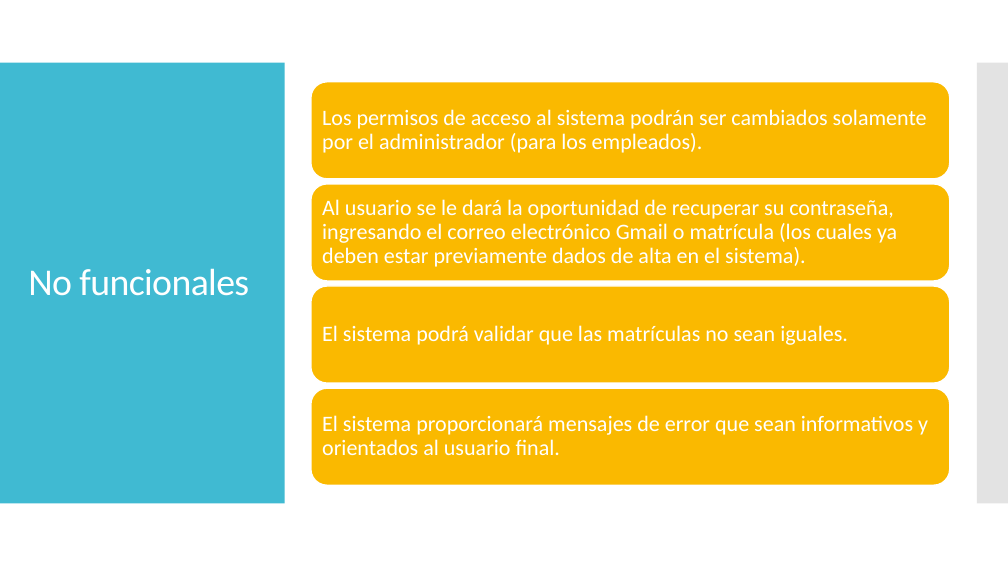
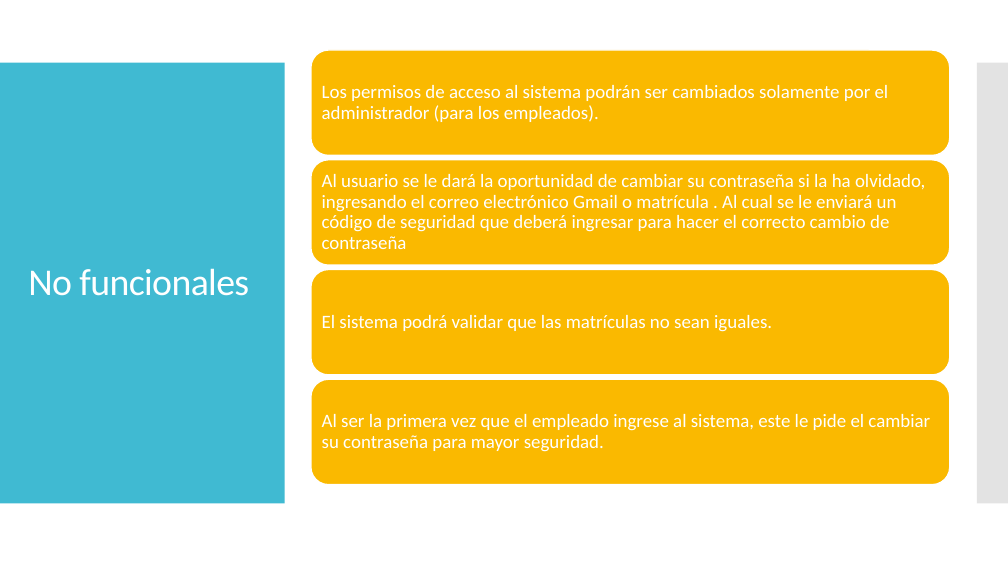
Before and after one commit to jesusapb/POO-2.0, a slide deck: slide 5 of Presentación.pptx. Drawn at 1008x567 pixels with LibreOffice and Linux fonts; fonts in the diff are those of the drawing. Boxes give left, top, right and bottom in pixels: in the first picture for what was removed or moved away, otherwise in the second. Text is boxed around its words. In the diff, an @@ line names an element or a change of style, - is before the commit and + after.

```diff
--- a/Presentación.pptx
+++ b/Presentación.pptx
@@ rounded rectangle: place and size @@
-rounded rectangle at bbox=[311, 82, 950, 178]
+rounded rectangle at bbox=[311, 50, 950, 155]
@@ text "Los permisos de acceso al ..." at bbox=[322, 85, 889, 122]: size 21 to 18 pt; less space between paragraphs @@
@@ text "Los permisos de acceso al ...": place and size @@
-text "Los permisos de acceso al ..." at bbox=[322, 109, 927, 153]
+text "Los permisos de acceso al ..." at bbox=[322, 85, 889, 122]
@@ rounded rectangle: place and size @@
-rounded rectangle at bbox=[311, 184, 950, 281]
+rounded rectangle at bbox=[311, 160, 950, 265]
@@ text at bbox=[322, 174, 925, 249]: text changed; size 21 to 18 pt @@
-Al usuario se le dará la oportunidad de recuperar su contraseña, ingresando el correo electrónico Gmail o matrícula (los cuales ya deben estar previamente dados de alta en el sistema).
+Al usuario se le dará la oportunidad de cambiar su contraseña si la ha olvidado, ingresando el correo electrónico Gmail o matrícula . Al cual se le enviará un código de seguridad que deberá ingresar para hacer el correcto cambio de contraseña
@@ rounded rectangle: place and size @@
-rounded rectangle at bbox=[311, 286, 950, 383]
+rounded rectangle at bbox=[311, 269, 950, 374]
@@ text "El sistema podrá validar que ...": place and size @@
-text "El sistema podrá validar que ..." at bbox=[322, 325, 848, 345]
+text "El sistema podrá validar que ..." at bbox=[322, 315, 772, 332]
@@ text "El sistema podrá validar que ..." at bbox=[322, 315, 772, 332]: size 21 to 18 pt; less space between paragraphs @@
@@ rounded rectangle: place and size @@
-rounded rectangle at bbox=[311, 388, 950, 485]
+rounded rectangle at bbox=[311, 380, 950, 485]
@@ text removed at bbox=[322, 415, 928, 455] @@
-El sistema proporcionará mensajes de error que sean informativos y orientados al usuario final.
@@ text added at bbox=[322, 414, 930, 452], 18 pt, text #FFFFFF @@
+Al ser la primera vez que el empleado ingrese al sistema, este le pide el cambiar su contraseña para mayor seguridad.
```
Also in this commit, not shown: 7 other slides changed, 4 slides added, 1 slide removed, 6 other files.
